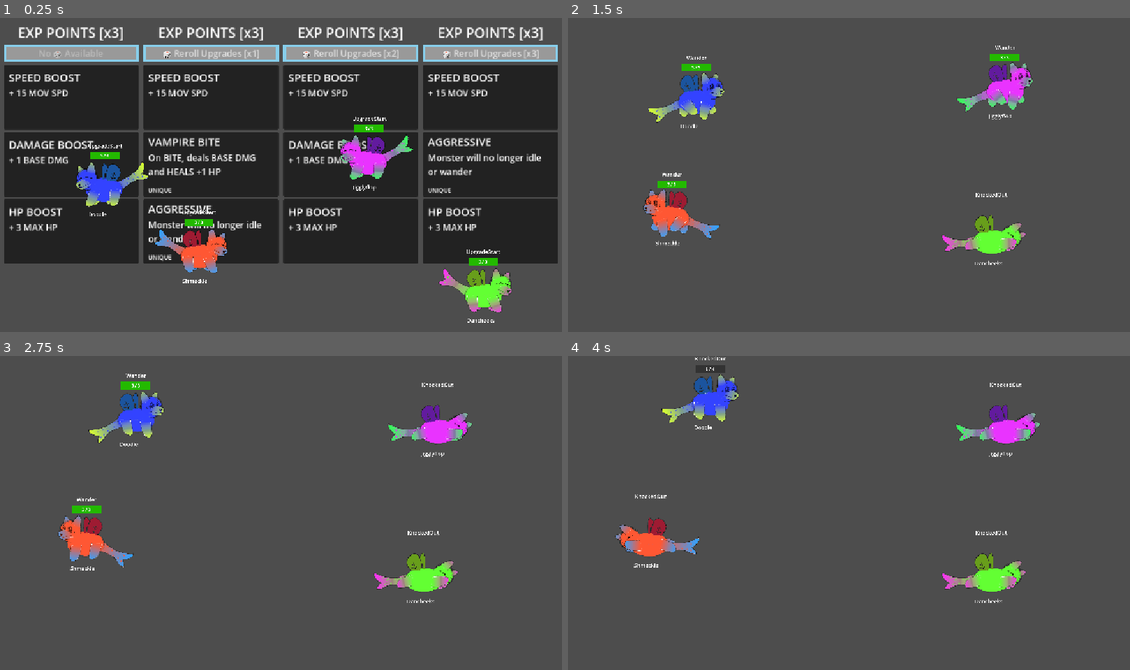
Above: before the commit, frames 1-4 (two rows, left to right).
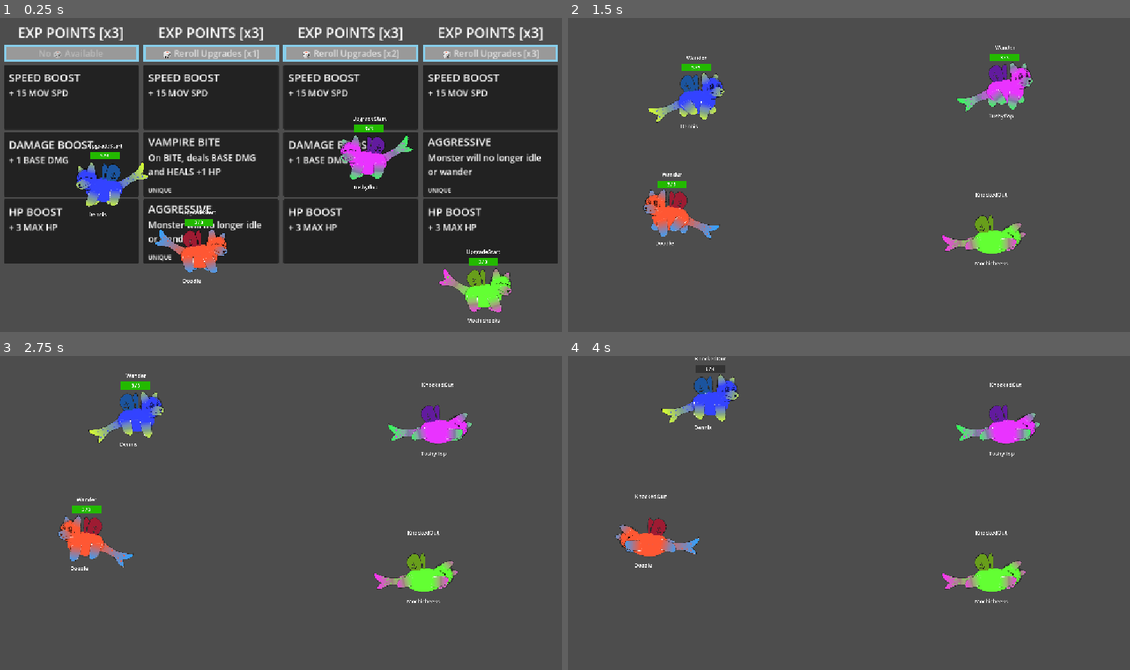
Above: after the commit, the same moments.

Repository: Galitie/tm2
Game: Godot game, scene res://test_scene.tscn
Two runs of this game, one before a commit and one after it. Both use one fixed random seed, a clock stepped at 60 frames per second and the inputs below.
Inputs (mouse positions are in pixels of both pictures, inside the frame that each line leads up to):
- Up to frame 1 (0.25 s): no input
- Up to frame 2 (1.5 s): tap Enter (ui_accept) at 0.5, 0.77 s; move the mouse to (972, 162) at 0.52 s; hold Up (ui_up) 0.53-1.28 s; click (972, 162) at 0.67 s; move the mouse to (736, 193) at 1.27 s; hold Down (ui_down) from 1.28 s (still down)
- Up to frame 3 (2.75 s): tap Enter (ui_accept) at 1.52 s; move the mouse to (337, 443) at 2.02 s; release Down (ui_down) at 2.03 s; hold Up (ui_up) from 2.03 s (still down)
- Up to frame 4 (4 s): move the mouse to (820, 578) at 2.77 s; click (820, 578) at 2.92 s; tap Enter (ui_accept) at 3.02, 3.77 s; move the mouse to (1017, 563) at 3.52 s; release Up (ui_up) at 3.53 s; hold Down (ui_down) from 3.53 s (still down)

The runs differ from the first frame. In frame 1, 0.1% of the frame differs, in the area x 16-89%, y 53-98%; in frame 2, 0.1%; in frame 3, 0.1%; in frame 4, 0.1%.

Commit message:
Changes that I don't remember

Diff:
--- a/monster.gd
+++ b/monster.gd
@@ -102,7 +102,7 @@
 	var name_parts = []
 	var title_start_list = ["Sir", "Madam", "Lord", "My Lady", "Baron", "Baroness", "Count", "Countess", "Duke", "Princess …(391 unchanged characters)…
 	var end_name_suffixes = ["Jr.", "Sr.", "II", "III", "Esq.", "PhD", "The Undying", "The Maw", "The Forsaken", "The Cute …(432 unchanged characters)…
-	var first_name_prefixes = ["Snuggle", "Fluffy", "Bunny", "C …(534 unchanged characters)… b", "Batty", "Bobo", "Piggy", "Shmeckle"]
+	var first_name_prefixes = ["Snuggle", "Fluffy", "Bunny", "C …(534 unchanged characters)… b", "Batty", "Bobo", "Piggy", "Shmeckle","Lily"]
 	var last_name_suffixes = ["wump", "wuff", "kins", "poo", "buns", "muff", "wubby", "wuzzy", "boo", "bean", "puff", "snu …(422 unchanged characters)…
 	if randi() % 4 == 0:
 		name_parts.append(title_start_list[randi() % title_start_list.size()])
